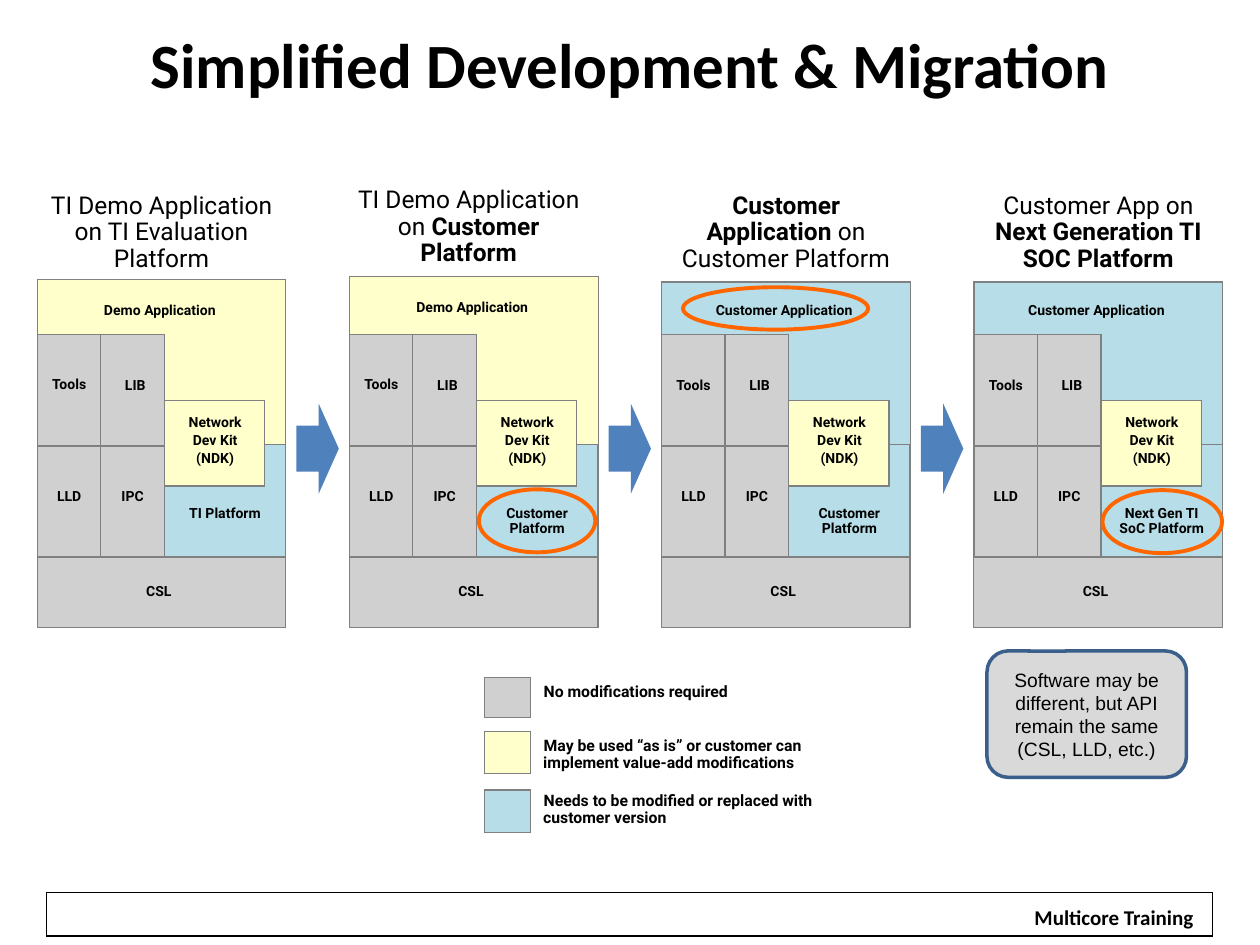
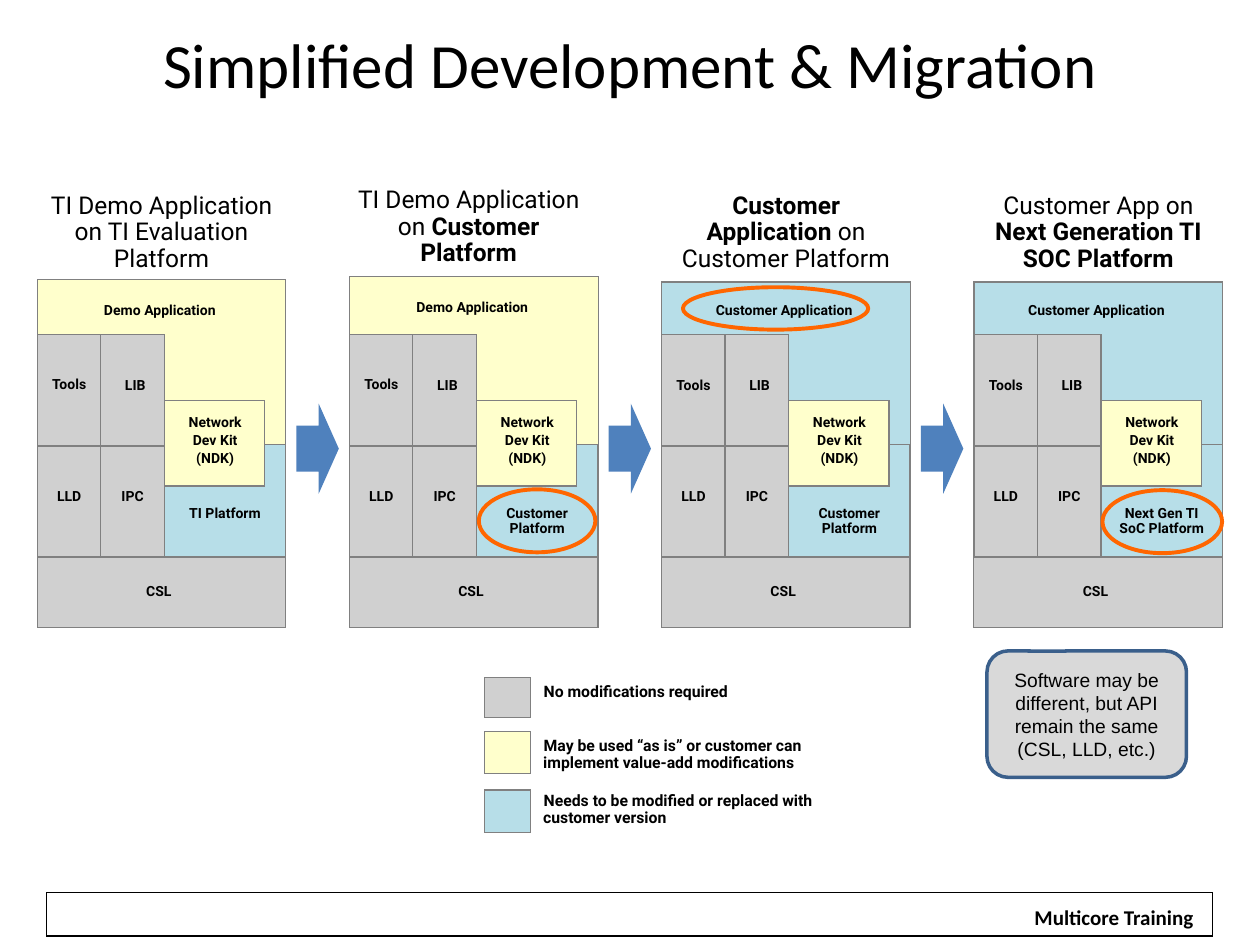
Before and after one commit to hari1989/keystone-workshop, a slide deck: slide 16 of slides/Introduction to KeyStone Software Ecosystem.pptx. Drawn at 1260x945 pixels with LibreOffice and Linux fonts; fonts in the diff are those of the drawing; grey boxes stand for pictures; background and template pictures are left out. Boxes give left, top, right and bottom in pixels: in the first picture for what was removed or moved away, otherwise in the second. Text is boxed around its words. In the diff, an @@ line names an element or a change of style, - is before the commit and + after.

```diff
--- a/slides/Introduction to KeyStone Software Ecosystem.pptx
+++ b/slides/Introduction to KeyStone Software Ecosystem.pptx
@@ title "Simplified Development & Migration" at bbox=[163, 44, 1096, 99]: bold off @@
```
Also in this commit, not shown: 16 other slides changed, 1 other file.
